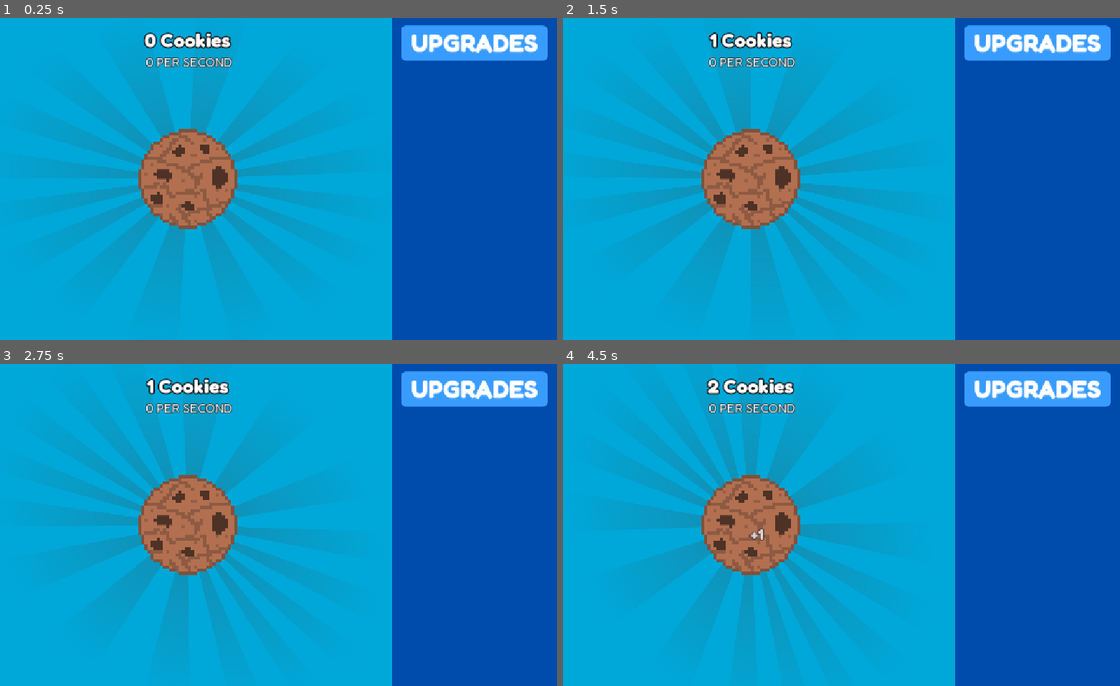
Above: before the commit, frames 1-4 (two rows, left to right).
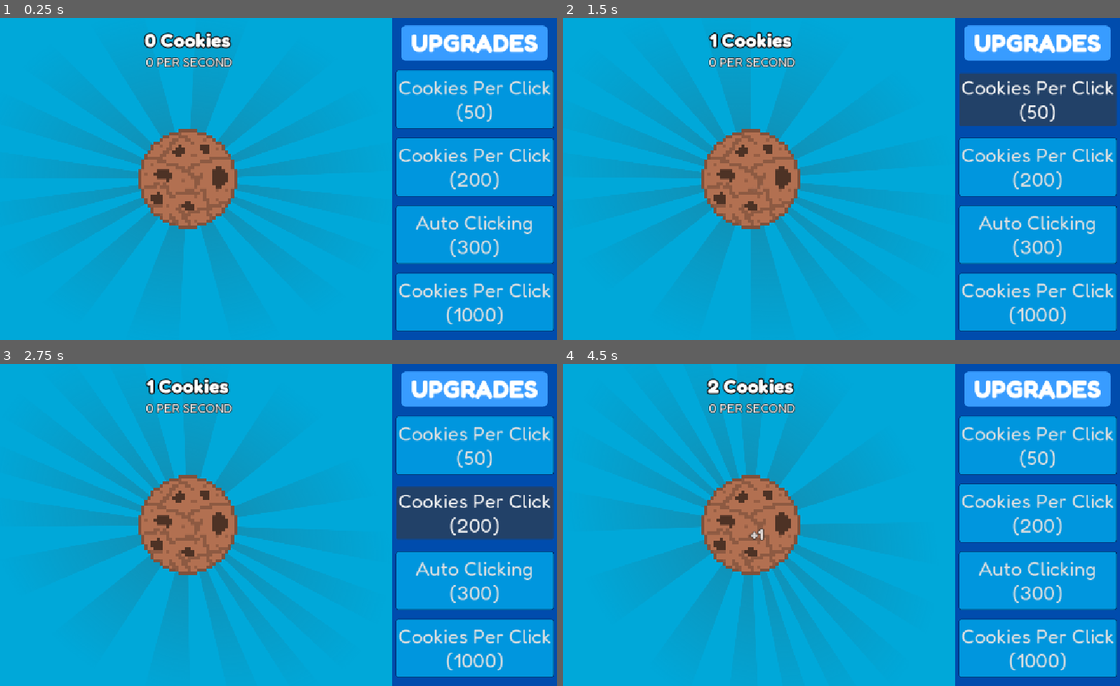
Above: after the commit, the same moments.

Repository: Arfilog/cookie-clicker-remake
Game: Godot game, scene res://scenes/game.tscn
The game is run twice, just before and just after one commit, with the same random seed, the same clock (stepped at 60 frames per second) and the same inputs.
Inputs (mouse positions are in pixels of both pictures, inside the frame that each line leads up to):
- Up to frame 1 (0.25 s): no input
- Up to frame 2 (1.5 s): click (752, 179) at 0.5 s; click (1036, 98) at 1.25 s, where only the run after the commit has a clickable "Cookies Per Click (50)"
- Up to frame 3 (2.75 s): click (473, 512) at 2 s, where only the run after the commit has a clickable "Cookies Per Click (200)"
- Up to frame 4 (4.5 s): click (1036, 579) at 2.75 s, where only the run after the commit has a clickable "Auto Clicking (300)"; click (1036, 647) at 3.5 s, where only the run after the commit has a clickable "Cookies Per Click (1000)"; click (752, 525) at 4.25 s

The runs differ from the first frame. In frame 1, 21% of the frame differs, in the area x 70-100%, y 16-98%; in frame 2, 20%; in frame 3, 20%; in frame 4, 21%.

Commit message:
Create upgrade buttons

Diff:
--- a/scenes/game.tscn
+++ b/scenes/game.tscn
@@ -8,6 +8,7 @@
 [ext_resource type="Script" uid="uid://r6b0yvg83hoy" path="res://scripts/destroy.gd" id="3_gee14"]
 [ext_resource type="Script" uid="uid://ces38lssn25l1" path="res://scripts/cookies_label.gd" id="3_lnu2h"]
 [ext_resource type="FontFile" uid="uid://b670jrkdwl2le" path="res://assets/Fredoka-Regular.ttf" id="4_p57ef"]
+[ext_resource type="Script" uid="uid://ckfutjmvgubih" path="res://scripts/upgrades.gd" id="9_0tnpc"]
 
 [sub_resource type="StyleBoxFlat" id="StyleBoxFlat_3hfh6"]
 bg_color = Color(2.5027991e-06, 0.6586465, 0.85174346, 1)
@@ -66,6 +67,21 @@
 
 [sub_resource type="StyleBoxFlat" id="StyleBoxFlat_0qui0"]
 
+[sub_resource type="StyleBoxFlat" id="StyleBoxFlat_vtaks"]
+content_margin_left = 4.0
+content_margin_top = 4.0
+content_margin_right = 4.0
+content_margin_bottom = 4.0
+bg_color = Color(3.272891e-06, 0.586715, 0.871162, 1)
+corner_radius_top_left = 5
+corner_radius_top_right = 5
+corner_radius_bottom_right = 5
+corner_radius_bottom_left = 5
+corner_detail = 5
+expand_margin_top = 5.0
+expand_margin_bottom = 5.0
+shadow_size = 2
+
 [node name="Game" type="Control" unique_id=1150532910]
 layout_mode = 3
 anchors_preset = 15
@@ -179,6 +195,7 @@
 grow_horizontal = 0
 grow_vertical = 2
 theme_override_styles/panel = SubResource("StyleBoxFlat_0ijch")
+script = ExtResource("9_0tnpc")
 
 [node name="Upgrades" type="Label" parent="RightPanel" unique_id=1808001245]
 layout_mode = 1
@@ -198,9 +215,64 @@
 horizontal_alignment = 1
 vertical_alignment = 1
 
+[node name="VBoxContainer" type="VBoxContainer" parent="RightPanel" unique_id=577600061]
+layout_mode = 1
+anchors_preset = 8
+anchor_left = 0.5
+anchor_top = 0.5
+anchor_right = 0.5
+anchor_bottom = 0.5
+offset_left = -109.0
+offset_top = -202.0
+offset_right = 111.0
+offset_bottom = 290.0
+grow_horizontal = 2
+grow_vertical = 2
+theme_override_constants/separation = 30
+
+[node name="Upgrade1" type="Button" parent="RightPanel/VBoxContainer" unique_id=1645609640]
+layout_mode = 2
+theme_override_constants/outline_size = 0
+theme_override_fonts/font = ExtResource("4_p57ef")
+theme_override_font_sizes/font_size = 40
+theme_override_styles/normal = SubResource("StyleBoxFlat_vtaks")
+text = "Cookies Per Click
+(50)"
+
+[node name="Upgrade2" type="Button" parent="RightPanel/VBoxContainer" unique_id=673654427]
+layout_mode = 2
+theme_override_constants/outline_size = 0
+theme_override_fonts/font = ExtResource("4_p57ef")
+theme_override_font_sizes/font_size = 40
+theme_override_styles/normal = SubResource("StyleBoxFlat_vtaks")
+text = "Cookies Per Click
+(200)"
+
+[node name="Upgrade3" type="Button" parent="RightPanel/VBoxContainer" unique_id=659593747]
+layout_mode = 2
+theme_override_constants/outline_size = 0
+theme_override_fonts/font = ExtResource("4_p57ef")
+theme_override_font_sizes/font_size = 40
+theme_override_styles/normal = SubResource("StyleBoxFlat_vtaks")
+text = "Auto Clicking
+(300)"
+
+[node name="Upgrade4" type="Button" parent="RightPanel/VBoxContainer" unique_id=972692451]
+layout_mode = 2
+theme_override_constants/outline_size = 0
+theme_override_fonts/font = ExtResource("4_p57ef")
+theme_override_font_sizes/font_size = 40
+theme_override_styles/normal = SubResource("StyleBoxFlat_vtaks")
+text = "Cookies Per Click
+(1000)"
+
 [connection signal="cookie_clicked" from="." to="LeftPanel/MarginContainer" method="_on_game_cookie_clicked"]
 [connection signal="update_cookies" from="." to="LeftPanel/MarginContainer/VBoxContainer/CookiesLabel" method="_on_game_update_cookies"]
 [connection signal="timeout" from="Indicators/Template/DestroyTimer" to="Indicators/Template" method="_on_destroy_timer_timeout"]
 [connection signal="button_down" from="LeftPanel/MarginContainer/CenterContainer/CookieButton" to="." method="_on_cookie_button_button_down"]
 [connection signal="button_down" from="LeftPanel/MarginContainer/CenterContainer/CookieButton" to="LeftPanel/MarginContainer" method="_on_cookie_button_button_down"]
 [connection signal="button_up" from="LeftPanel/MarginContainer/CenterContainer/CookieButton" to="LeftPanel/MarginContainer" method="_on_cookie_button_button_up"]
+[connection signal="button_down" from="RightPanel/VBoxContainer/Upgrade1" to="RightPanel" method="_on_upgrade_1_button_down"]
+[connection signal="button_down" from="RightPanel/VBoxContainer/Upgrade2" to="RightPanel" method="_on_upgrade_2_button_down"]
+[connection signal="button_down" from="RightPanel/VBoxContainer/Upgrade3" to="RightPanel" method="_on_upgrade_3_button_down"]
+[connection signal="button_down" from="RightPanel/VBoxContainer/Upgrade4" to="RightPanel" method="_on_upgrade_4_button_down"]
--- a/scripts/game.gd
+++ b/scripts/game.gd
@@ -15,6 +15,7 @@
 func save_data():
 	var data = {
 		"cookies": cookies,
+		"amount_per_click": amount_per_click,
 	}
 	var file = FileAccess.open(save_path, FileAccess.WRITE)
 	file.store_var(data)
@@ -27,8 +28,14 @@
 		file.close()
 		if typeof(data) == TYPE_DICTIONARY:
 			cookies = data.get("cookies", 0)
+			amount_per_click = data.get("amount_per_click", 1)
+			update_data(data)
 		else:
 			save_data()
+
+func update_data(data):
+	for key in data.keys():
+		print(key + ": " + str(data[key]))
 
 func _on_cookie_button_button_down() -> void:
 	cookies += amount_per_click
--- /dev/null
+++ b/scripts/upgrades.gd
@@ -0,0 +1,17 @@
+extends Panel
+
+
+func _on_upgrade_1_button_down() -> void:
+	pass # Replace with function body.
+
+
+func _on_upgrade_2_button_down() -> void:
+	pass # Replace with function body.
+
+
+func _on_upgrade_3_button_down() -> void:
+	pass # Replace with function body.
+
+
+func _on_upgrade_4_button_down() -> void:
+	pass # Replace with function body.
Not shown, added: scripts/upgrades.gd.uid
